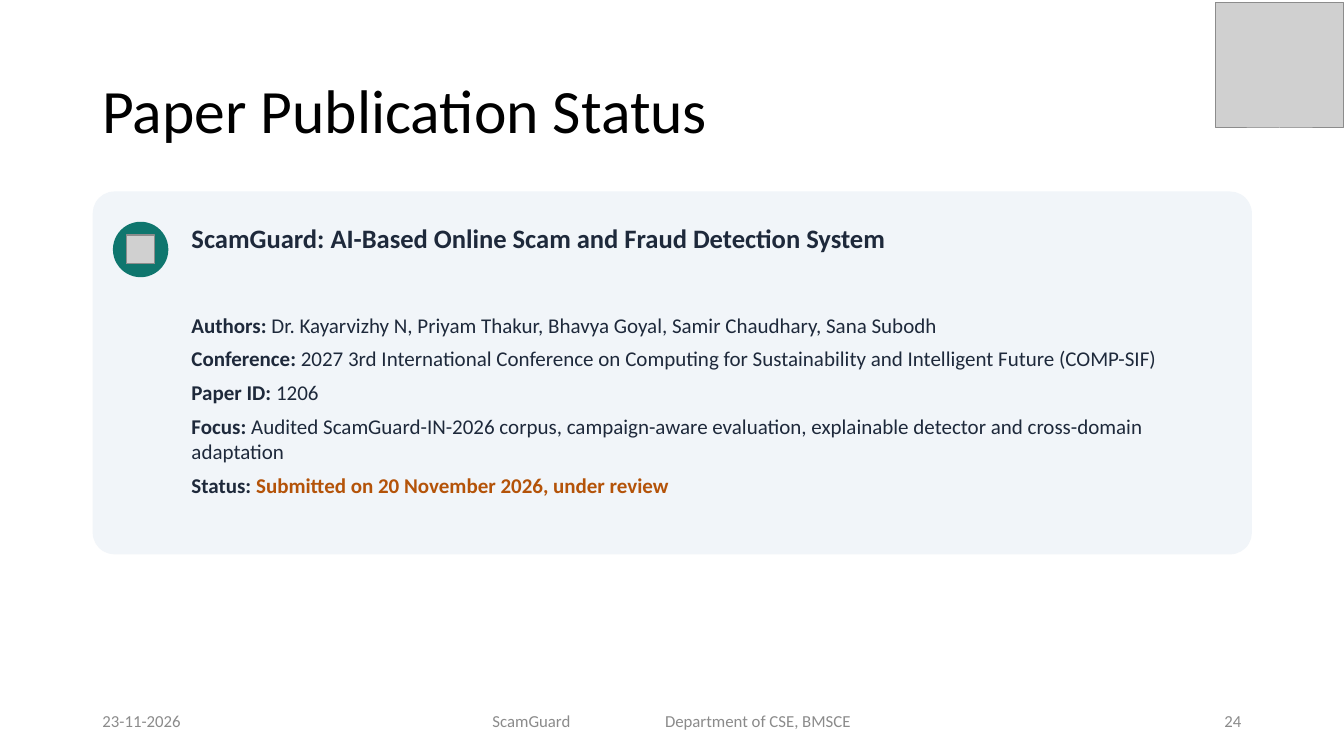
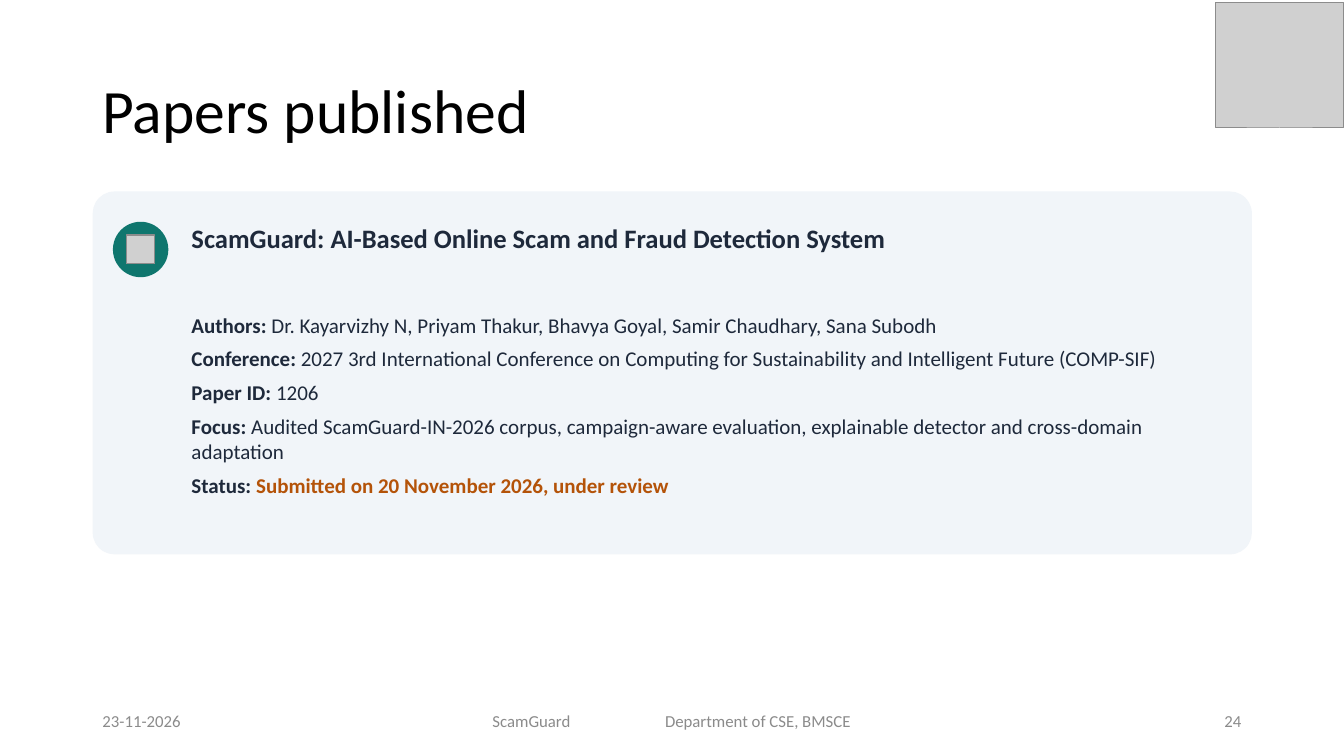
Before and after one commit to priyamthakur275/ScamGuard-AI, a slide deck: slide 24 of docs/presentation/ScamGuard_Final_Presentation.pptx. Drawn at 1344x756 pixels with LibreOffice and Linux fonts; fonts in the diff are those of the drawing; grey boxes stand for pictures. Boxes give left, top, right and bottom in pixels: in the first picture for what was removed or moved away, otherwise in the second. Text is boxed around its words. In the diff, an @@ line names an element or a change of style, - is before the commit and + after.

Commit message:
PPT: match template slide titles

```diff
--- a/docs/presentation/ScamGuard_Final_Presentation.pptx
+++ b/docs/presentation/ScamGuard_Final_Presentation.pptx
@@ title at bbox=[102, 90, 529, 143]: text changed @@
-Paper Publication Status
+Papers published
```
Also in this commit, not shown: 2 other slides changed.
